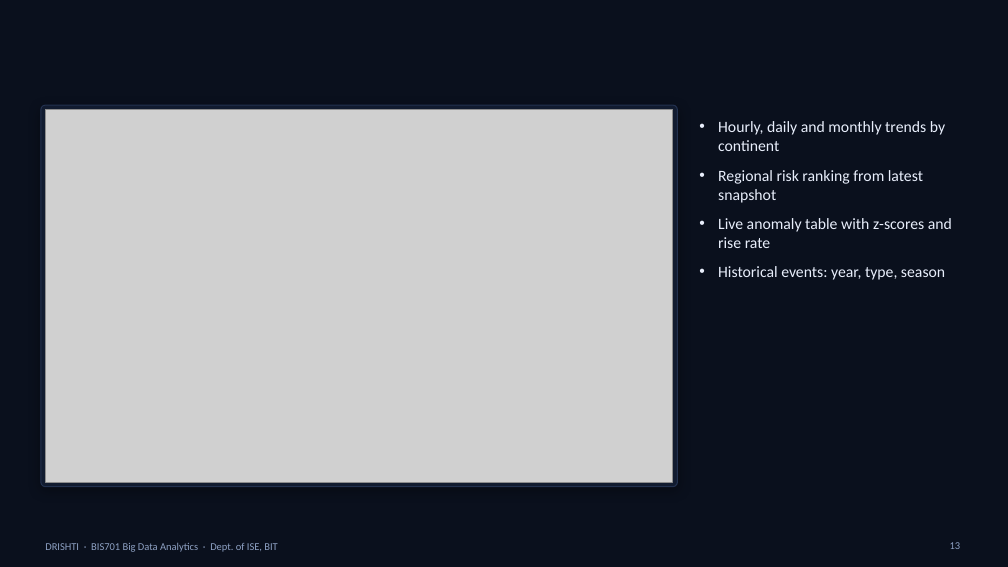
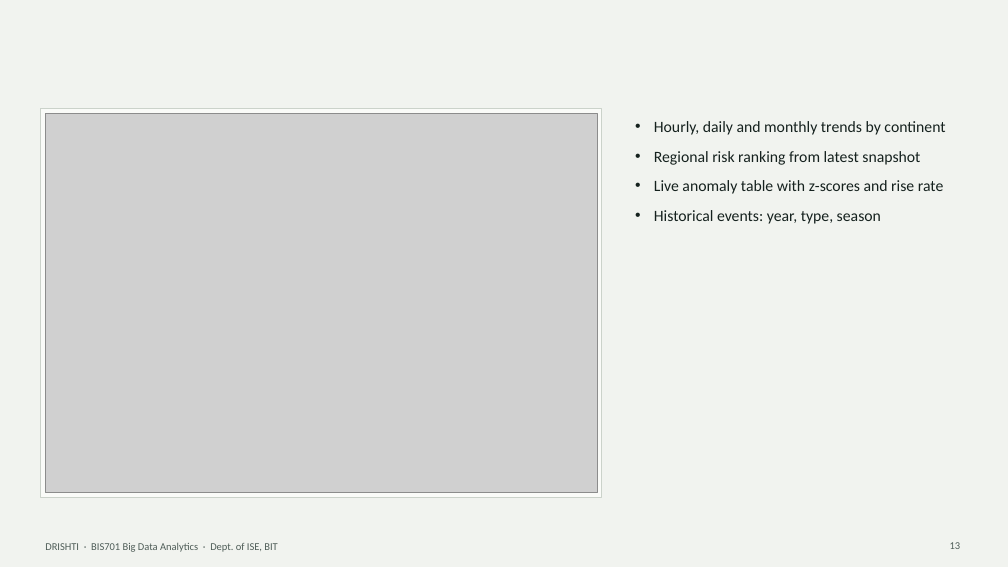
Before and after one commit to mevichitra/drishti-disaster-intelligence, a slide deck: slide 13 of docs/DRISHTI_BDA_Presentation.pptx. Drawn at 1008x567 pixels with LibreOffice and Linux fonts; fonts in the diff are those of the drawing; grey boxes stand for pictures. Boxes give left, top, right and bottom in pixels: in the first picture for what was removed or moved away, otherwise in the second. Text is boxed around its words. In the diff, an @@ line names an element or a change of style, - is before the commit and + after.

Commit message:
Redesign UI on a documented design system (flood-bulletin aesthetic); restyle deck

```diff
--- a/docs/DRISHTI_BDA_Presentation.pptx
+++ b/docs/DRISHTI_BDA_Presentation.pptx
@@ background #0A101D to #F1F3EF @@
@@ rectangle: place and size @@
-rectangle at bbox=[41, 105, 678, 487]
+rectangle at bbox=[41, 109, 602, 498]
@@ rectangle at bbox=[41, 109, 602, 498]: rounded rectangle to rectangle; fill #111B2F to #FAFBF8; outline #22314F 1 pt to #CBD2CA 1 pt; shadow off @@
@@ picture: place and size @@
-picture at bbox=[45, 110, 673, 482]
+picture at bbox=[45, 113, 597, 493]
@@ text "Hourly, daily and monthly trends ...": place and size @@
-text "Hourly, daily and monthly trends ..." at bbox=[718, 121, 952, 280]
+text "Hourly, daily and monthly trends ..." at bbox=[654, 121, 945, 224]
@@ text "Hourly, daily and monthly trends ..." at bbox=[654, 121, 945, 224]: text colour #E8EEFB to #15211E @@
@@ text "DRISHTI · BIS701 Big Data ..." at bbox=[45, 543, 277, 552]: text colour #8DA0C2 to #4F5D58 @@
@@ page number at bbox=[950, 542, 961, 549]: text colour #8DA0C2 to #4F5D58 @@
```
Also in this commit, not shown: 17 other slides changed, 30 other files.
